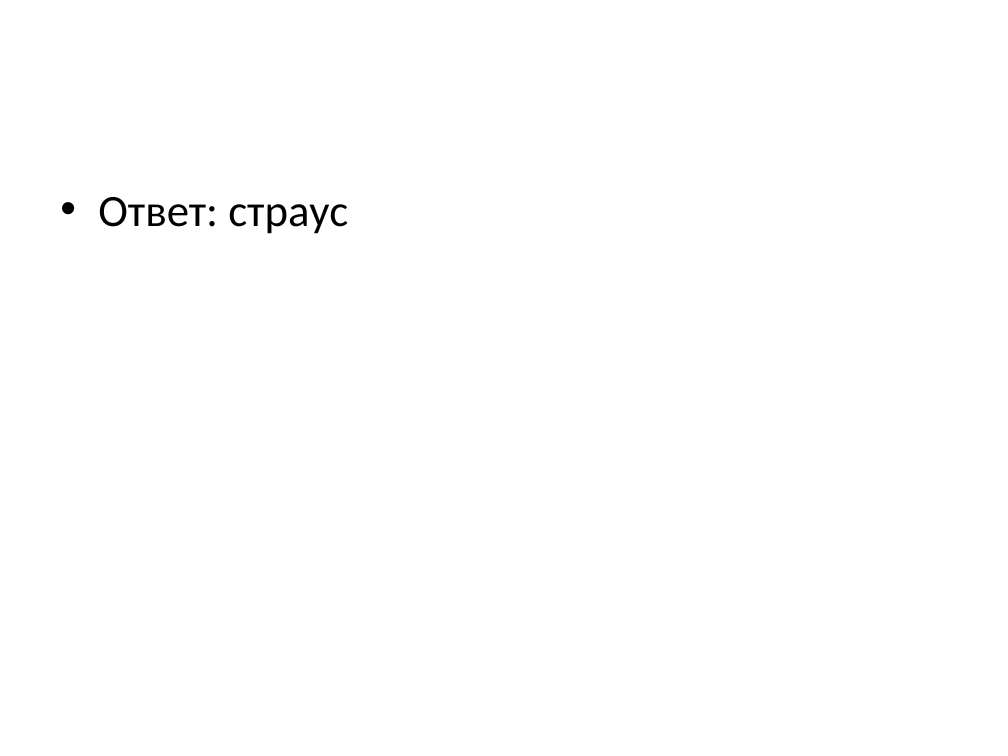
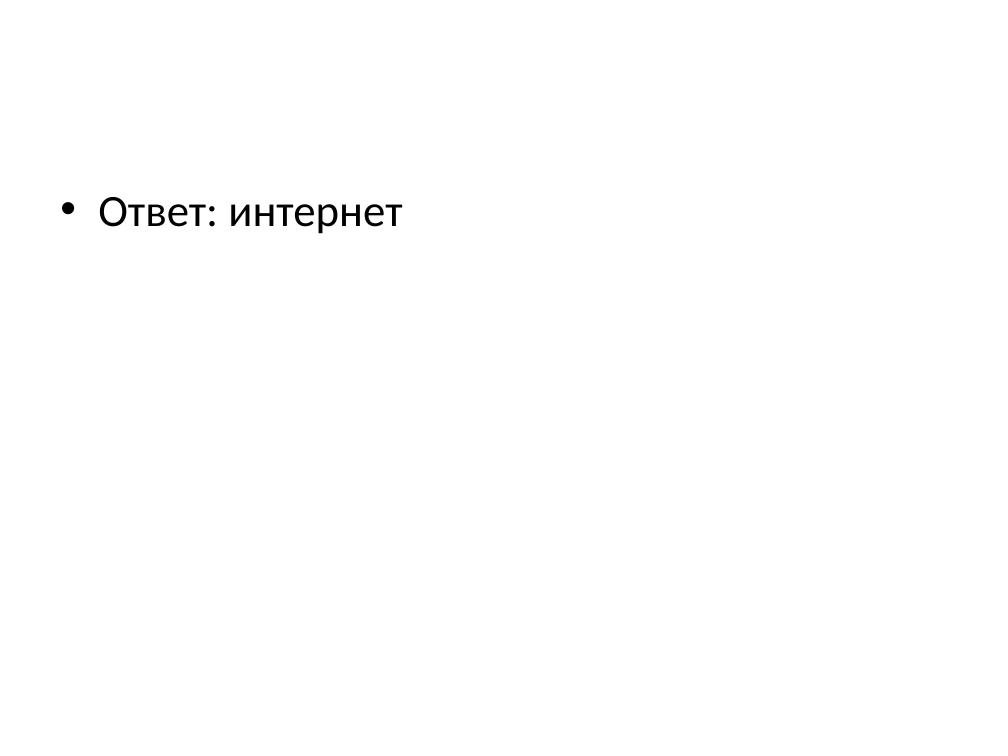
Before and after one commit to o1egnazarov/python-project-for-unvi, a slide deck: slide 2 of output_presentation.pptx. Drawn at 1008x756 pixels with LibreOffice and Linux fonts; fonts in the diff are those of the drawing. Boxes give left, top, right and bottom in pixels: in the first picture for what was removed or moved away, otherwise in the second. Text is boxed around its words. In the diff, an @@ line names an element or a change of style, - is before the commit and + after.

```diff
--- a/output_presentation.pptx
+++ b/output_presentation.pptx
@@ text at (98,197,402,234): text changed @@
-• Ответ: страус
+• Ответ: интернет
```
Also in this commit, not shown: 3 other slides changed, 8 slides added, 6 slides removed, 2 other files.
